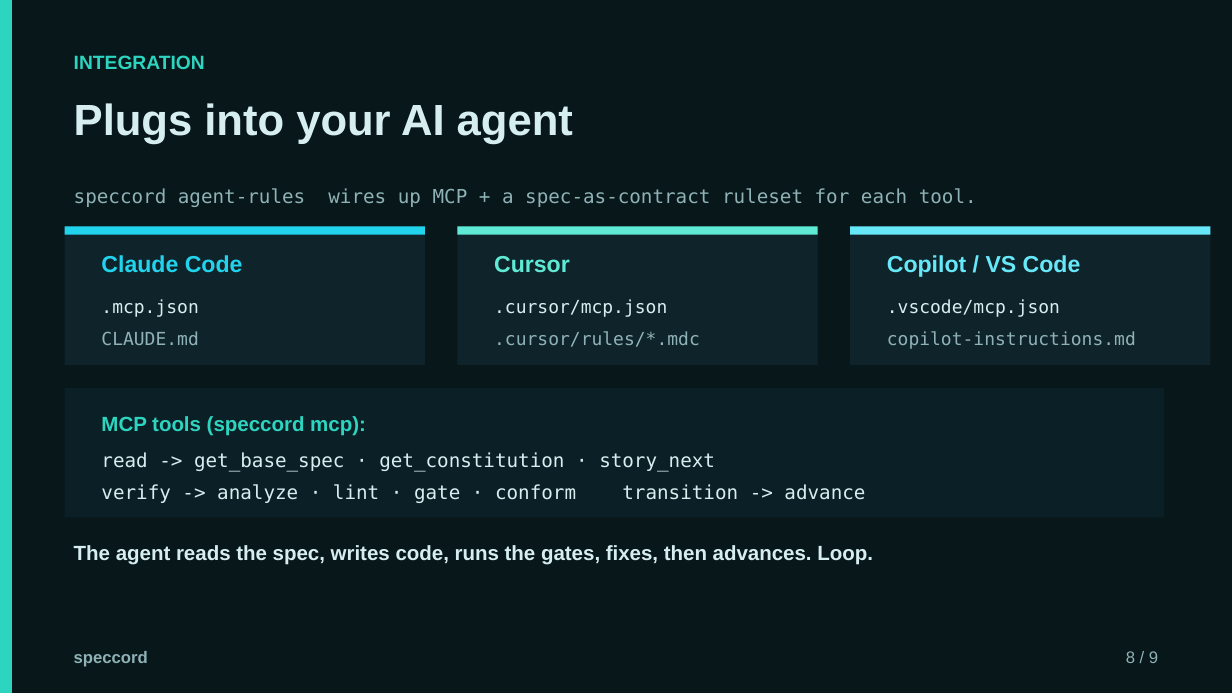
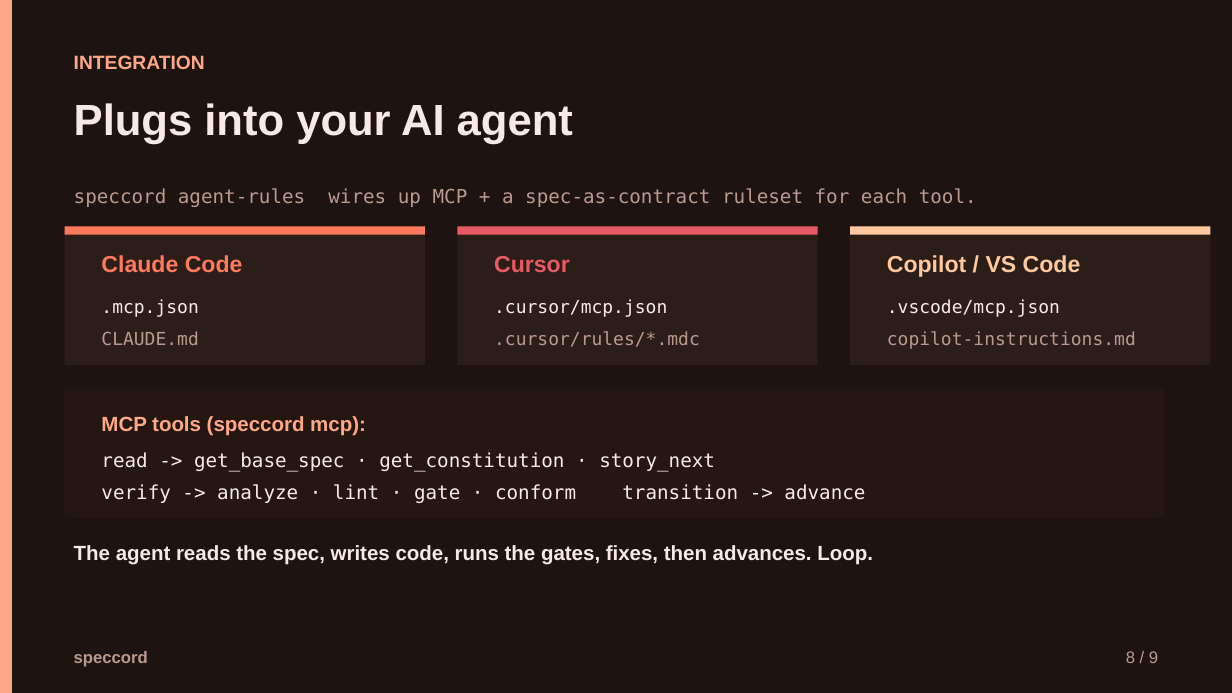
Before and after one commit to krishnachaitanyap/speccord, a slide deck: slide 8 of docs/speccord-deck.pptx. Drawn at 1232x693 pixels with LibreOffice and Linux fonts; fonts in the diff are those of the drawing. Boxes give left, top, right and bottom in pixels: in the first picture for what was removed or moved away, otherwise in the second. Text is boxed around its words. In the diff, an @@ line names an element or a change of style, - is before the commit and + after.

Commit message:
Coral theme + hexagon-S logo + GitHub Pages docs site
- new logo: coral-gradient hexagon with S monogram (logo.svg/png, banner.svg)
- re-tone all assets teal -> coral (slides, deck, poster, demo, social-preview)
- docs/index.html: documentation site (hero, why, install, examples, commands, agents)
- Pages workflow now deploys all of docs/ (site root = docs page, demo at /demo/)
- README: docs-site + demo links

```diff
--- a/docs/speccord-deck.pptx
+++ b/docs/speccord-deck.pptx
@@ background #07171A to #1D1411 @@
@@ rectangle at box(0, 0, 12, 693): fill #2DD4BF to #FFA886 @@
@@ text "INTEGRATION" at box(74, 55, 205, 69): text colour #2DD4BF to #FFA886 @@
@@ rectangle at box(65, 226, 425, 235): fill #22D3EE to #FF7A5C @@
@@ rectangle at box(457, 226, 818, 235): fill #5EEAD4 to #E85A63 @@
@@ fill #0F242A to #2B1D18 in 3 elements at box(65, 226, 425, 365), box(457, 226, 818, 365), box(850, 226, 1211, 365) @@
@@ rectangle at box(850, 226, 1211, 235): fill #67E8F9 to #FFC89E @@
@@ text "Claude Code" at box(101, 255, 243, 273): text colour #22D3EE to #FF7A5C @@
@@ text "Cursor" at box(494, 256, 570, 272): text colour #5EEAD4 to #E85A63 @@
@@ text "Copilot / VS Code" at box(887, 255, 1081, 277): text colour #67E8F9 to #FFC89E @@
@@ rectangle at box(65, 388, 1165, 518): fill #0B2026 to #241712 @@
@@ text "MCP tools (speccord mcp):" at box(101, 416, 366, 436): text colour #2DD4BF to #FFA886 @@
@@ text colour #D6EEF0 to #F7E9E3 in 7 elements at box(74, 103, 573, 144), box(101, 299, 198, 317), box(494, 299, 667, 317), box(887, 299, 1060, 317), box(101, 452, 715, 471), box(101, 484, 865, 503), box(74, 545, 873, 565) @@
@@ text colour #8FB2B6 to #BB9A8D in 6 elements at box(74, 188, 977, 207), box(101, 331, 198, 345), box(494, 331, 700, 347), box(887, 331, 1136, 349), box(74, 651, 148, 667), box(1126, 651, 1158, 663) @@
```
Also in this commit, not shown: 8 other slides changed, 21 other files.
